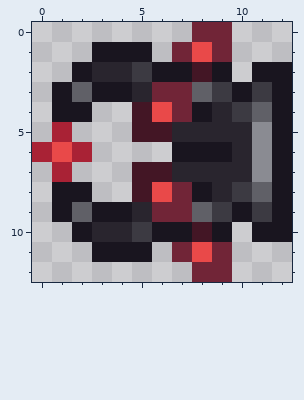
One commit to this pixel-art sprite: NPCs/Bosses/Zero/NovaFocus_Head_Boss.png. The picture above is the old version.
The file is 26x26 pixels, drawn in blocks of 2x2; one block is one cell here. Colours within 5 levels of each other are drawn and written as one.
Once edited:
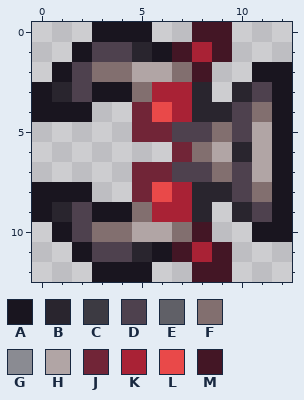
Palette (. is transparent): A #19151f  B #29252e  C #3c3a42  D #4e414e  E #606067  F #826f6f  G #8a8b92  H #b1a5a5  J #712537  K #a92235  L #e94949  M #431625
The edit:
Changed rows in their new state; - is an unchanged pixel.
first column x 0:
 0 ---AAA--MM--
 1 --ADDBAMKM--
 2 -ADFFHHF-.--
 3 ABD--FKKB.BD
 4 A----J-KB-DF
 5 -.---JJDDFDH
 6 ...----JFH-H
 7 -.---JJDDFDH
 8 A----J-KB-DF
 9 ABD--FKKB.BD
10 -ADFFHHF-.--
11 --ADDBAMKM--
12 ---AAA--MM--
Boxes around the changes in both pictures, in picture pixels (x1, y1, x2, y2):
changed: (32, 22, 272, 282)
